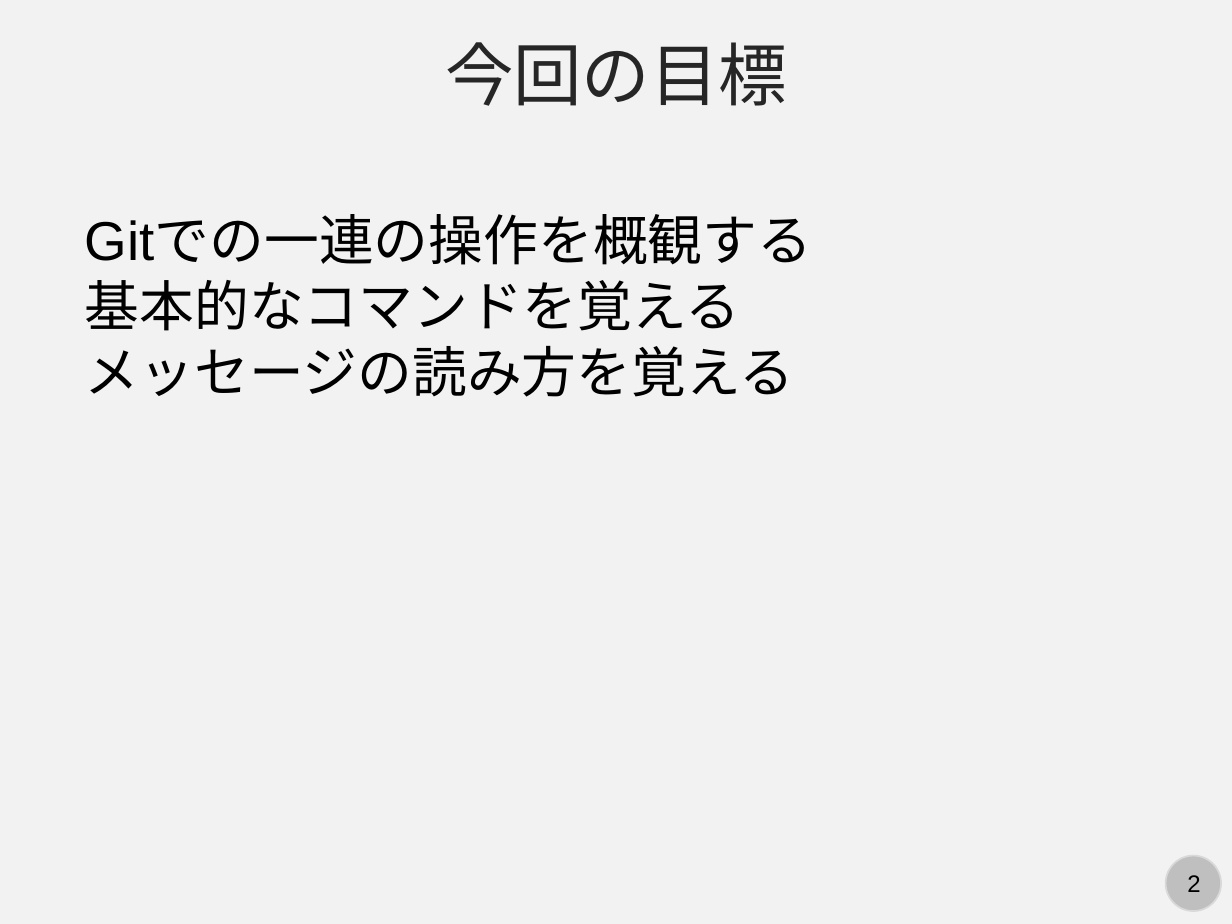
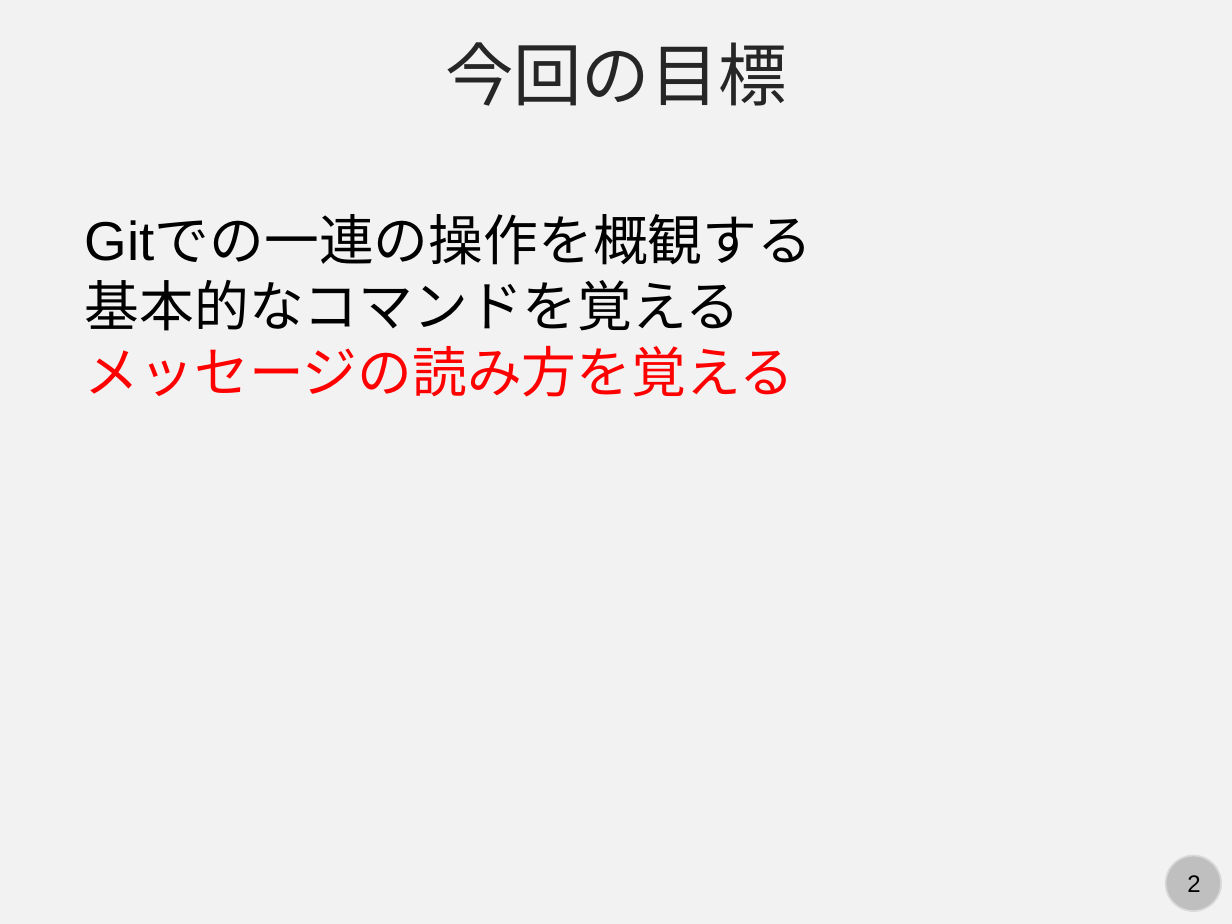
Before and after one commit to kaityo256/github, a slide deck: slide 2 of basics/fig/slide.pptx. Drawn at 1232x924 pixels with LibreOffice and Linux fonts; fonts in the diff are those of the drawing. Boxes give left, top, right and bottom in pixels: in the first picture for what was removed or moved away, otherwise in the second. Text is boxed around its words. In the diff, an @@ line names an element or a change of style, - is before the commit and + after.

```diff
--- a/basics/fig/slide.pptx
+++ b/basics/fig/slide.pptx
@@ text at [85, 346, 794, 397]: text colour #000000 to #FF0000 in "メッセージの読み方を覚える" @@
```
Also in this commit, not shown: 1 other slide changed, 16 slides added, 1 slide removed, 3 other files.
